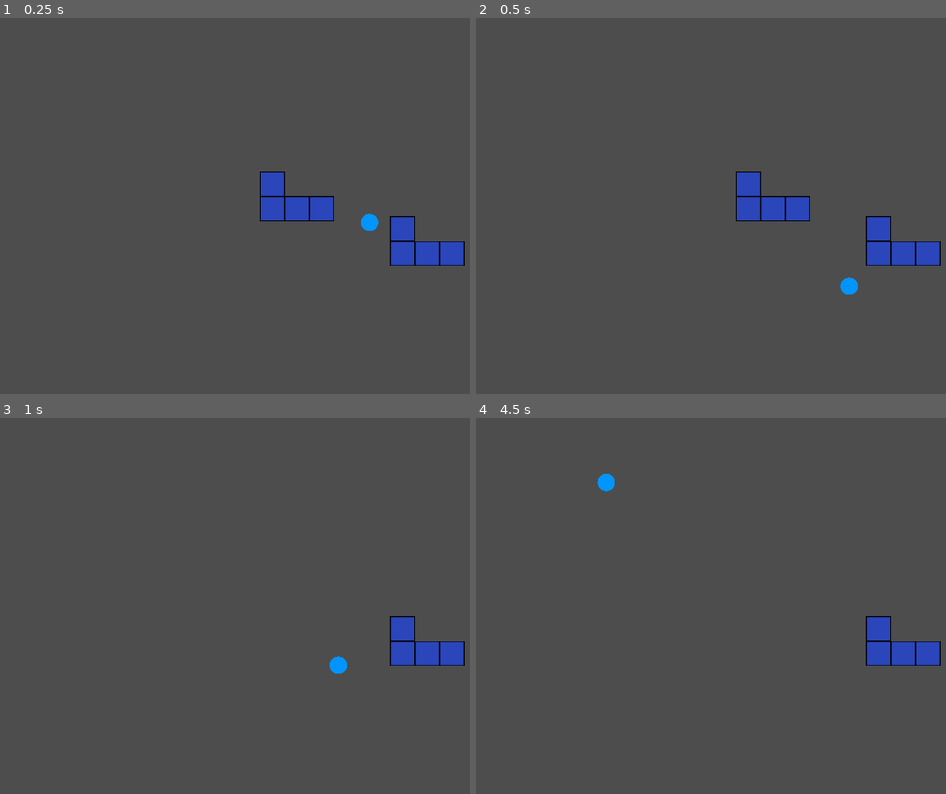
Above: before the commit, frames 1-4 (two rows, left to right).
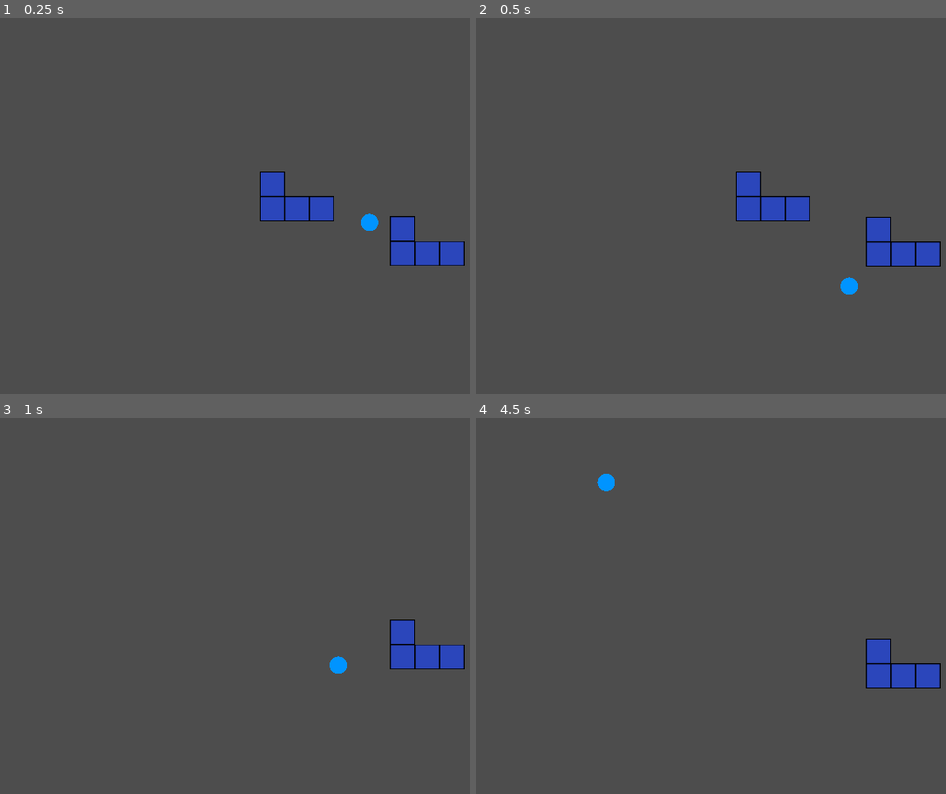
Above: after the commit, the same moments.

Repository: dadames/GMTK2024
Game: Godot game, scene res://Game/test_area.tscn
Same seed, same stepped clock (60 frames per second), same inputs: the game is played once before the commit and once after it. This scene is started directly instead of the project's main scene.
Inputs:
- Up to frame 1 (0.25 s): no input
- Up to frame 2 (0.5 s): no input
- Up to frame 3 (1 s): hold Right (ui_right) from 0.53 s (still down); hold 0 from 0.53 s (still down)
- Up to frame 4 (4.5 s): release Right (ui_right) at 1.28 s; release 0 at 1.28 s; hold Left (ui_left) 1.28-2.03 s; tap 0 at 1.35, 2.85, 4.35 s; hold 0 2.03-2.78 s; hold Right (ui_right) 2.03-3.53 s; hold 0 3.53-4.28 s; hold Left (ui_left) from 3.53 s (still down)

Frame 1 is identical in both runs. In frame 2, 0.2% of the frame differs, in the area x 82-99%, y 52-67%; in frame 3, 0.4%; in frame 4, 2.1%, in the area x 82-99%, y 52-72%.

Commit message:
Falling Bricks
The Ball now (finally) makes the bricks fall when it hits them!

Diff:
--- a/Game/Ball/ball.gd
+++ b/Game/Ball/ball.gd
@@ -15,9 +15,7 @@
 	var CollisionInfo := move_and_collide(velocity * delta)
 	if CollisionInfo:
 		var CollisionType := CollisionInfo.get_collider()
+		print (CollisionType)
 		velocity = velocity.bounce(CollisionInfo.get_normal())
-
-
-func _on_area_2d_body_entered(body: Node2D) -> void:
-	#if body.is_in_group("Bricks"):
-	print ("waow it works")
+		if CollisionType.has_method("collided"):
+			CollisionType.collided()
--- a/Game/test_area.tscn
+++ b/Game/test_area.tscn
@@ -30,8 +30,10 @@
 
 [node name="Brick" parent="Level" instance=ExtResource("4_03qye")]
 position = Vector2(545, 350)
+scale = Vector2(22.6274, 22.6274)
 color = Color(0.169077, 0.272924, 0.734172, 1)
 
 [node name="Brick2" parent="Level" instance=ExtResource("4_03qye")]
 position = Vector2(784, 432)
+scale = Vector2(22.6274, 22.6274)
 color = Color(0.169077, 0.272924, 0.734172, 1)
